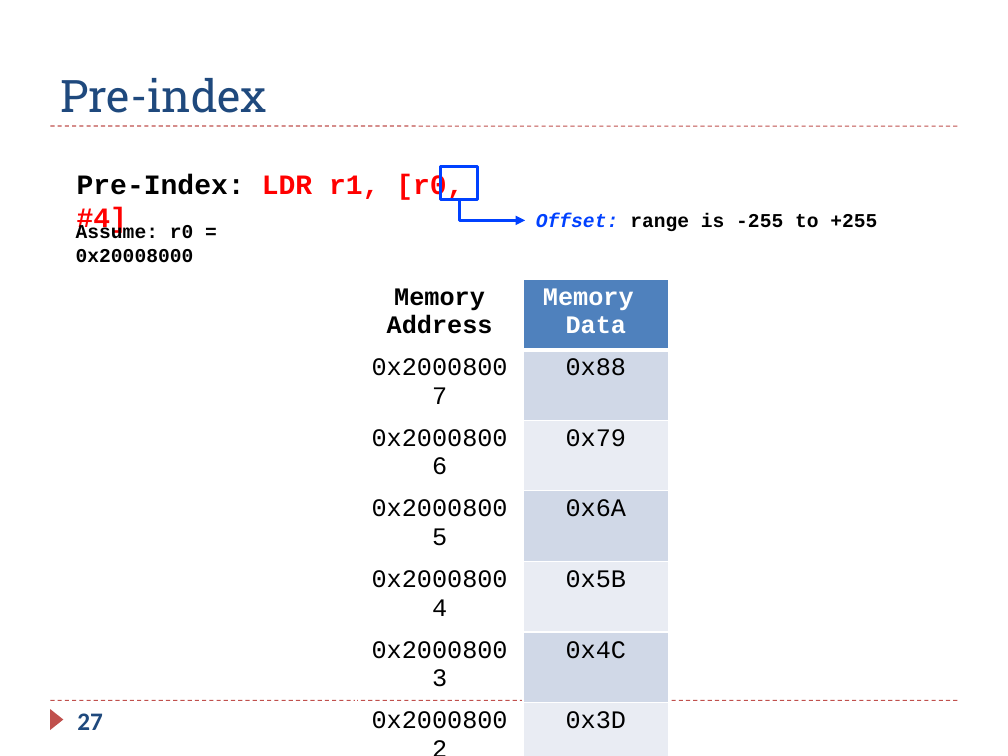
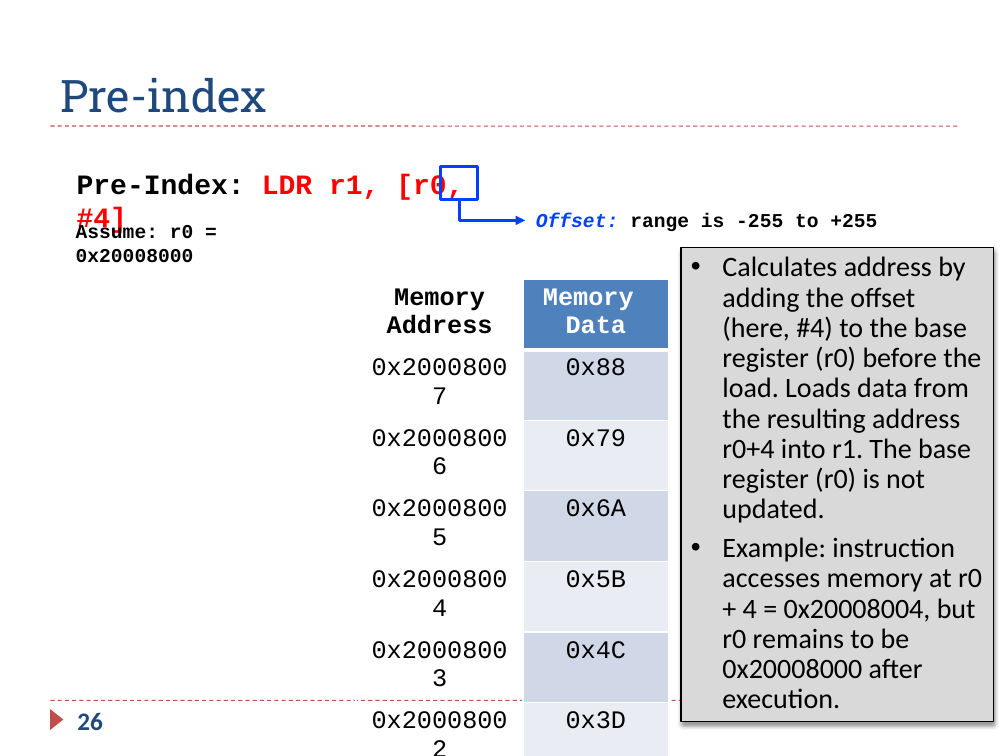
Before and after one commit to guhofstra/CSC111Fa25, a slide deck: slide 26 of PPTs/Ch5 ARM Load Store.pptx (slide 27 before the commit). Drawn at 1008x756 pixels with LibreOffice and Linux fonts; fonts in the diff are those of the drawing. Boxes give left, top, right and bottom in pixels: in the first picture for what was removed or moved away, otherwise in the second. Text is boxed around its words. In the diff, an @@ line names an element or a change of style, - is before the commit and + after.

```diff
--- a/PPTs/Ch5 ARM Load Store.pptx
+++ b/PPTs/Ch5 ARM Load Store.pptx
@@ rectangle added at [681, 248, 994, 722], fill #D9D9D9, outline #000000 0.75 pt, 20 pt, text #000000 @@
+• Calculates address by adding the offset (here, #4) to the base register (r0) before the load. Loads data from the resulting address r0+4 into r1. The base register (r0) is not updated.
+• Example: instruction accesses memory at r0 + 4 = 0x20008004, but r0 remains to be 0x20008000 after execution.
@@ page number at [77, 712, 103, 730]: text changed @@
-27
+26
```
Also in this commit, not shown: 17 other slides changed, 5 slides removed, 12 other files.
